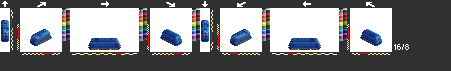
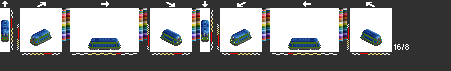
Layers edited between the first and the second 451×71 image:
showed "light" over left=2, top=33, right=381, bottom=43
showed "nmbs4", painted on it over left=1, top=32, right=382, bottom=50
painted on "201" over left=40, top=34, right=372, bottom=44
